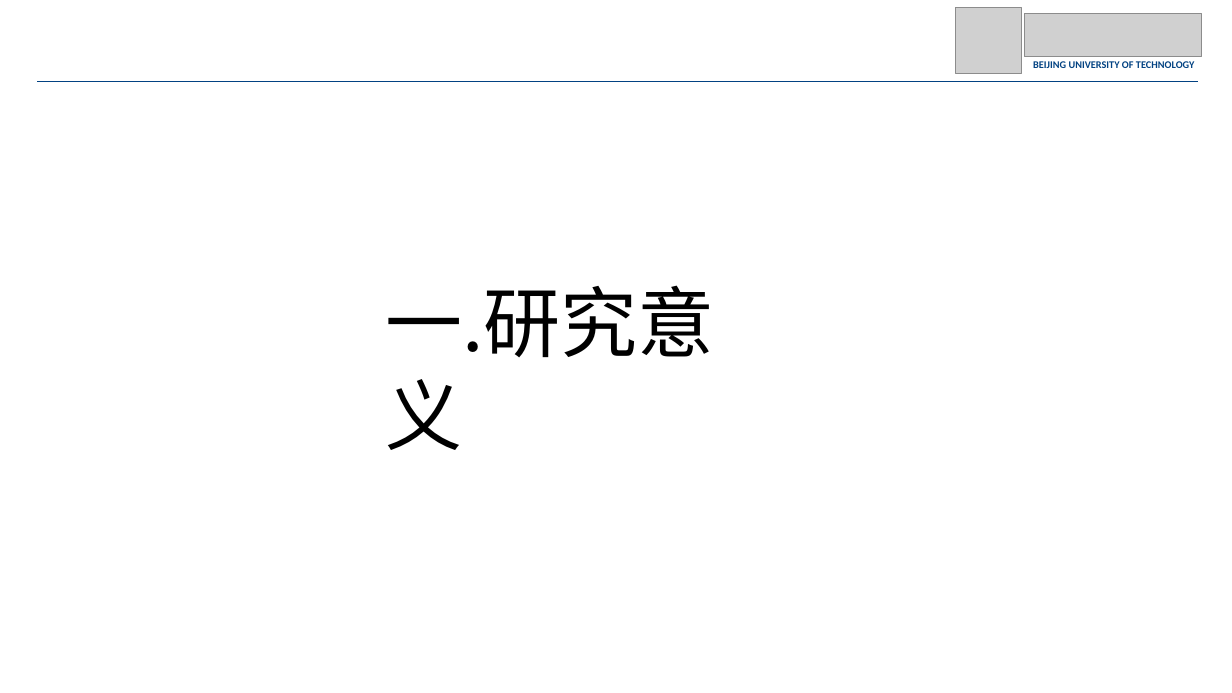
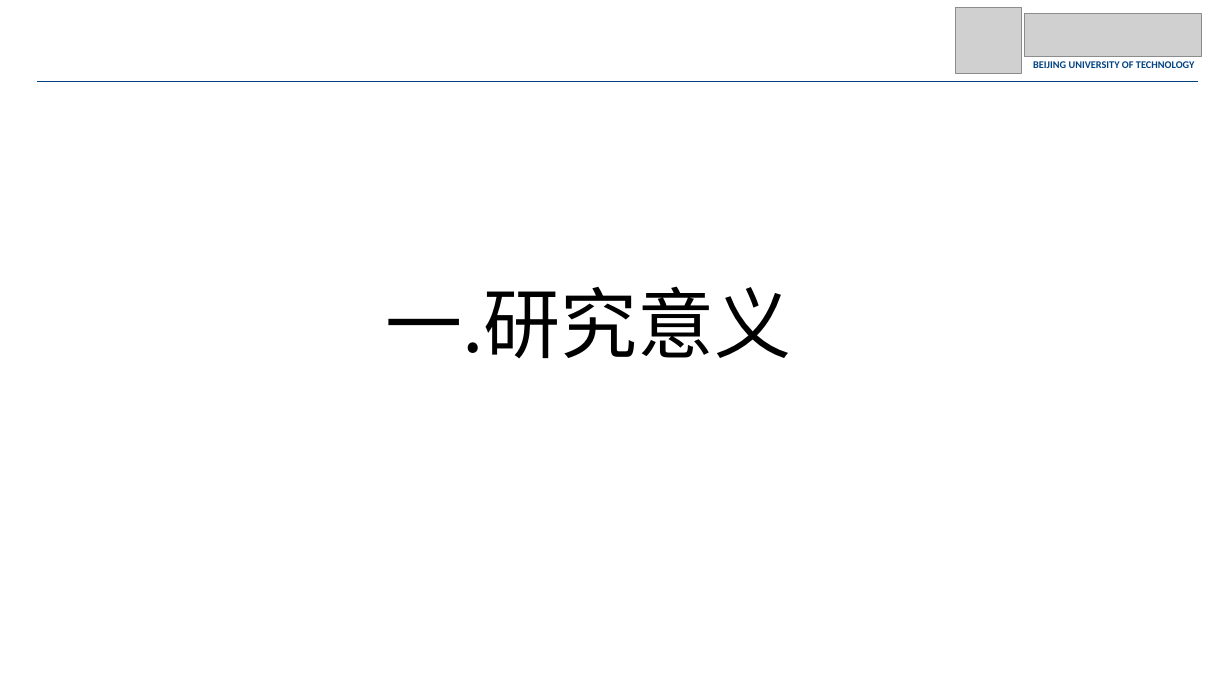
Before and after one commit to JohnnyM1ng/dissertation-proposal, a slide deck: slide 3 of 开题.pptx. Drawn at 1232x693 pixels with LibreOffice and Linux fonts; fonts in the diff are those of the drawing; grey boxes stand for pictures. Boxes give left, top, right and bottom in pixels: in the first picture for what was removed or moved away, otherwise in the second. Text is boxed around its words. In the diff, an @@ line names an element or a change of style, - is before the commit and + after.

```diff
--- a/开题.pptx
+++ b/开题.pptx
@@ text "一.研究意义" rewrapped from box(385, 285, 714, 450) to box(385, 286, 791, 358) @@
```
Also in this commit, not shown: 13 other slides changed, 3 slides removed.
